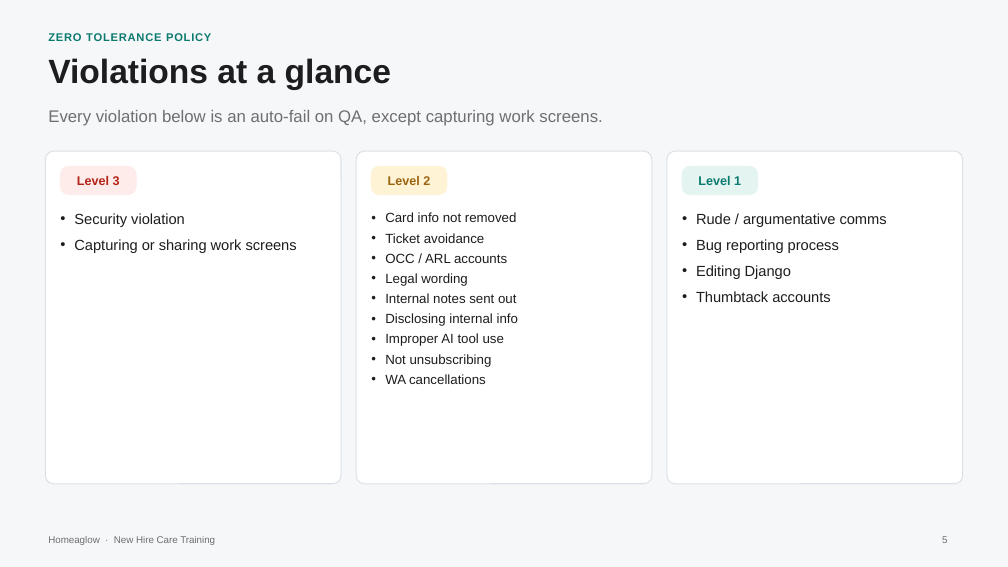
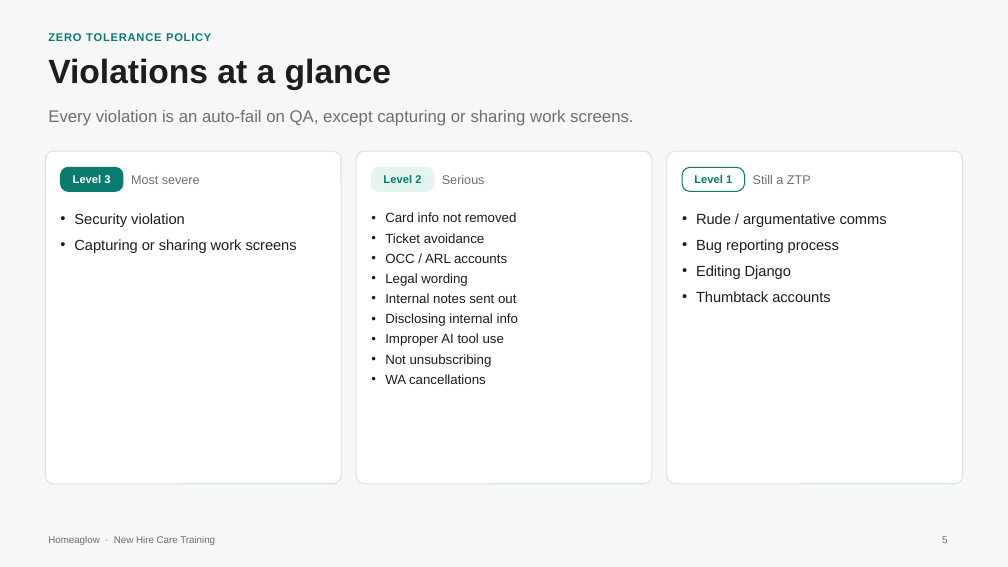
Before and after one commit to anjulimichelle/training, a slide deck: slide 5 of customer-foundations/customer-foundations-c-crm.pptx. Drawn at 1008x567 pixels with LibreOffice and Linux fonts; fonts in the diff are those of the drawing. Boxes give left, top, right and bottom in pixels: in the first picture for what was removed or moved away, otherwise in the second. Text is boxed around its words. In the diff, an @@ line names an element or a change of style, - is before the commit and + after.

```diff
--- a/customer-foundations/customer-foundations-c-crm.pptx
+++ b/customer-foundations/customer-foundations-c-crm.pptx
@@ text at box(48, 110, 633, 126): text changed @@
-Every violation below is an auto-fail on QA, except capturing work screens.
+Every violation is an auto-fail on QA, except capturing or sharing work screens.
@@ text "Level 3" at box(73, 175, 110, 183): size 9 to 8 pt, text colour #B42318 to #FFFFFF @@
@@ rounded rectangle: place and size @@
-rounded rectangle at box(60, 166, 136, 195)
+rounded rectangle at box(60, 167, 123, 192)
@@ rounded rectangle at box(60, 167, 123, 192): fill #FDECEA to #0B7A6F; outline #FDECEA 0.75 pt to #0B7A6F 0.75 pt; proportions changed @@
@@ text added at box(131, 175, 200, 184), 9 pt, text #6E6E73 @@
+Most severe
@@ text "Level 2" at box(383, 175, 421, 183): size 9 to 8 pt, text colour #9A6410 to #0B7A6F @@
@@ rounded rectangle: place and size @@
-rounded rectangle at box(371, 166, 447, 195)
+rounded rectangle at box(371, 167, 433, 192)
@@ rounded rectangle at box(371, 167, 433, 192): fill #FFF3D6 to #E3F4F1; outline #FFF3D6 0.75 pt to #E3F4F1 0.75 pt; proportions changed @@
@@ text added at box(442, 175, 485, 184), 9 pt, text #6E6E73 @@
+Serious
@@ text "Level 1" at box(694, 175, 732, 183): size 9 to 8 pt @@
@@ rounded rectangle: place and size @@
-rounded rectangle at box(682, 166, 758, 195)
+rounded rectangle at box(682, 167, 745, 192)
@@ rounded rectangle at box(682, 167, 745, 192): fill #E3F4F1 to #FFFFFF; outline #E3F4F1 0.75 pt to #0B7A6F 0.75 pt; proportions changed @@
@@ text added at box(753, 175, 811, 184), 9 pt, text #6E6E73 @@
+Still a ZTP
```
Also in this commit, not shown: 23 other slides changed, 3 slides added, 2 slides removed, 12 other files.
